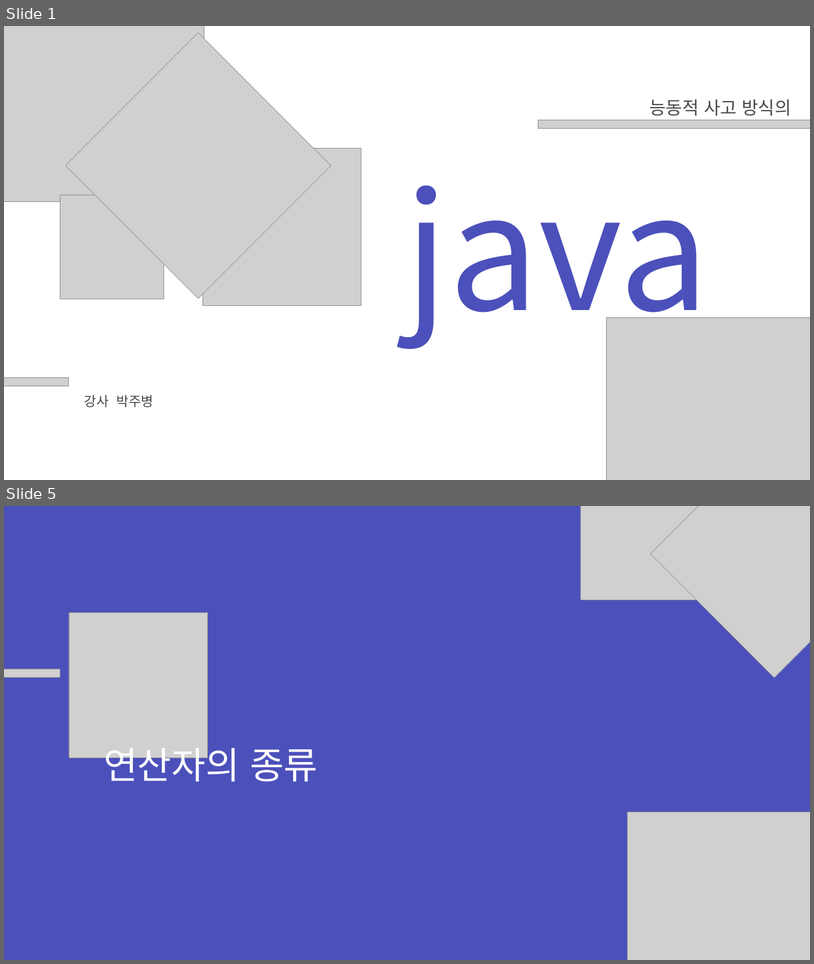
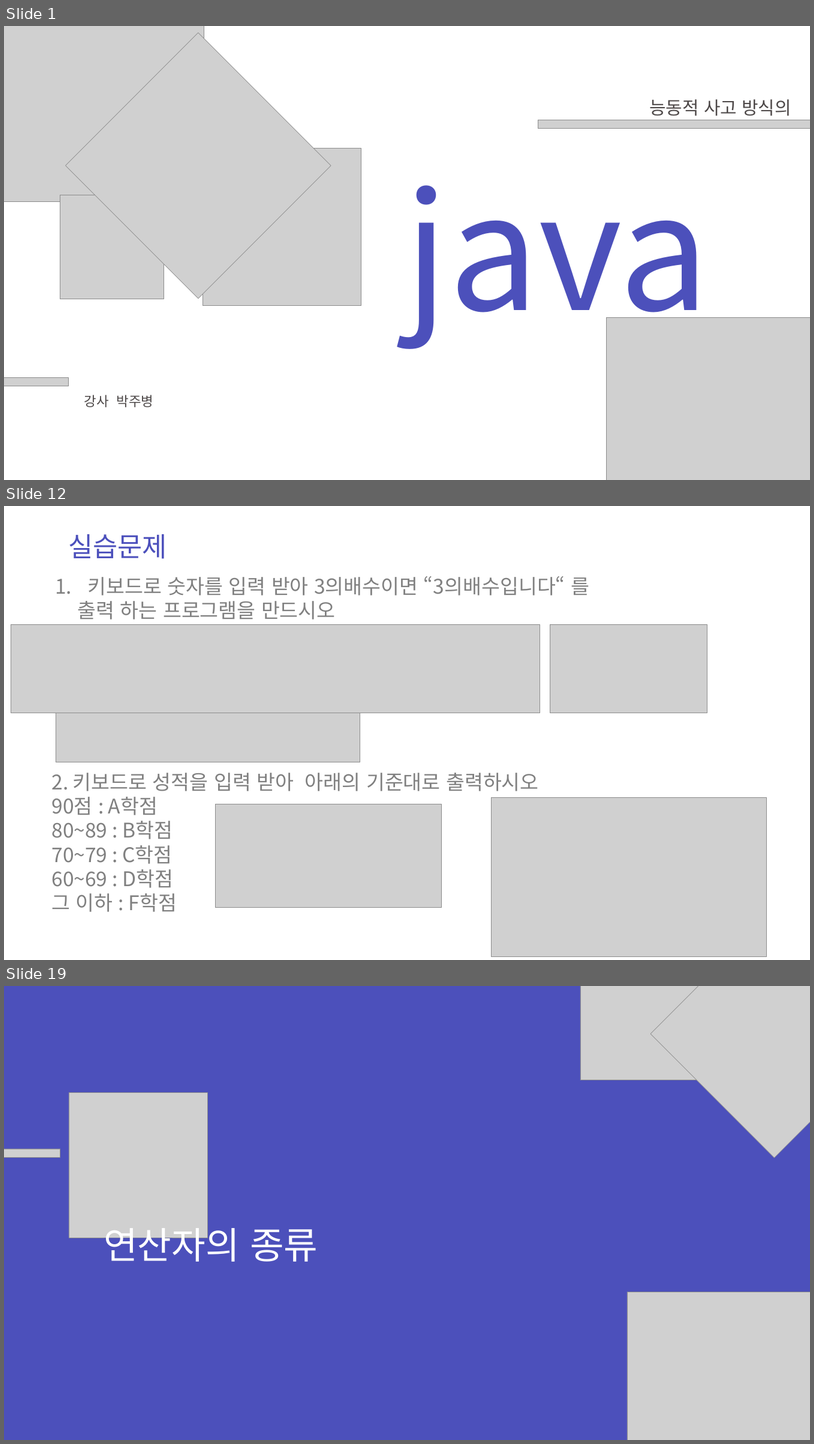
Before and after one commit to zest132/JavaLecture, a slide deck: JavaLecture/LectureFile/java 3강.pptx. Shown one above the other, each under a label of ours: slides 1 and 5 before the commit, slides 1, 12 and 19 after it; the slides between them are not shown. The pictures are 814x964 and 814x1444 pixels, drawn with LibreOffice and Linux fonts; fonts in the diff are those of the drawing; grey boxes stand for pictures. Boxes give left, top, right and bottom in pixels: in the first picture for what was removed or moved away, otherwise in the second. Text is boxed around its words. In the diff, an @@ line names an element or a change of style, - is before the commit and + after.

```diff
--- a/JavaLecture/LectureFile/java 3강.pptx
+++ b/JavaLecture/LectureFile/java 3강.pptx
@@ slide 12 added at [4,506,810,960], background #FFFFFF @@
@@ text added at [68,534,167,559], 48 pt, text #4C50BC @@
+실습문제
@@ text added at [78,576,590,619], 36 pt, text #808080 @@
+1. 키보드로 숫자를 입력 받아 3의배수이면 “3의배수입니다“ 를
+출력 하는 프로그램을 만드시오
@@ picture added at [11,624,540,712] @@
@@ picture added at [551,624,708,712] @@
@@ picture added at [56,712,360,762] @@
@@ text added at [51,772,539,912], 36 pt, text #808080 @@
+2. 키보드로 성적을 입력 받아 아래의 기준대로 출력하시오
+90점 : A학점
+80~89 : B학점
+70~79 : C학점
+60~69 : D학점
+그 이하 : F학점
@@ picture added at [216,804,441,907] @@
@@ picture added at [491,798,767,956] @@
@@ what was slide 5 is now slide 19 @@
```
Also in this commit, not shown: 1 slide changed, 15 other slides added, 2 slides removed, 3 other files.
